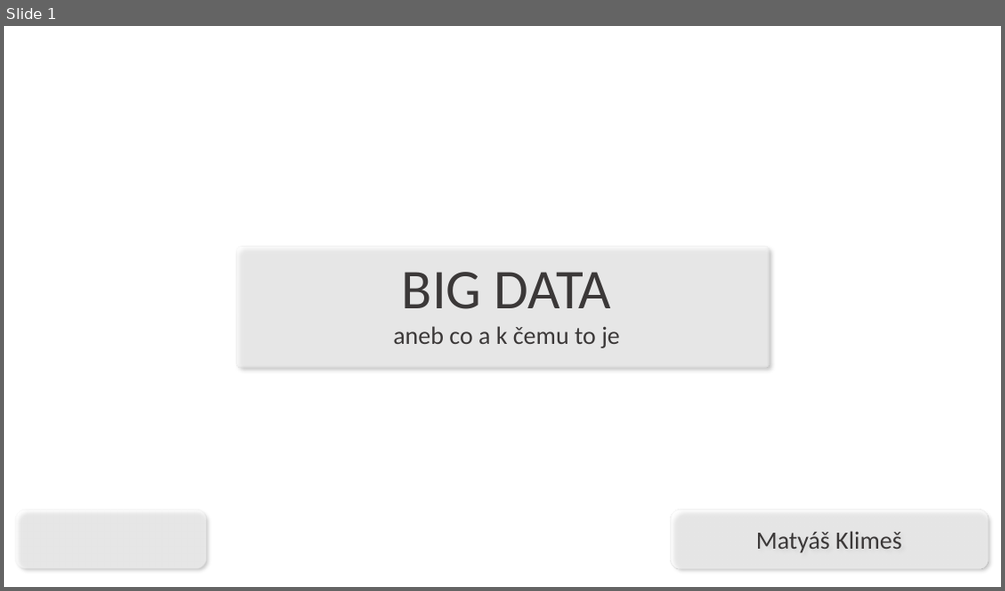
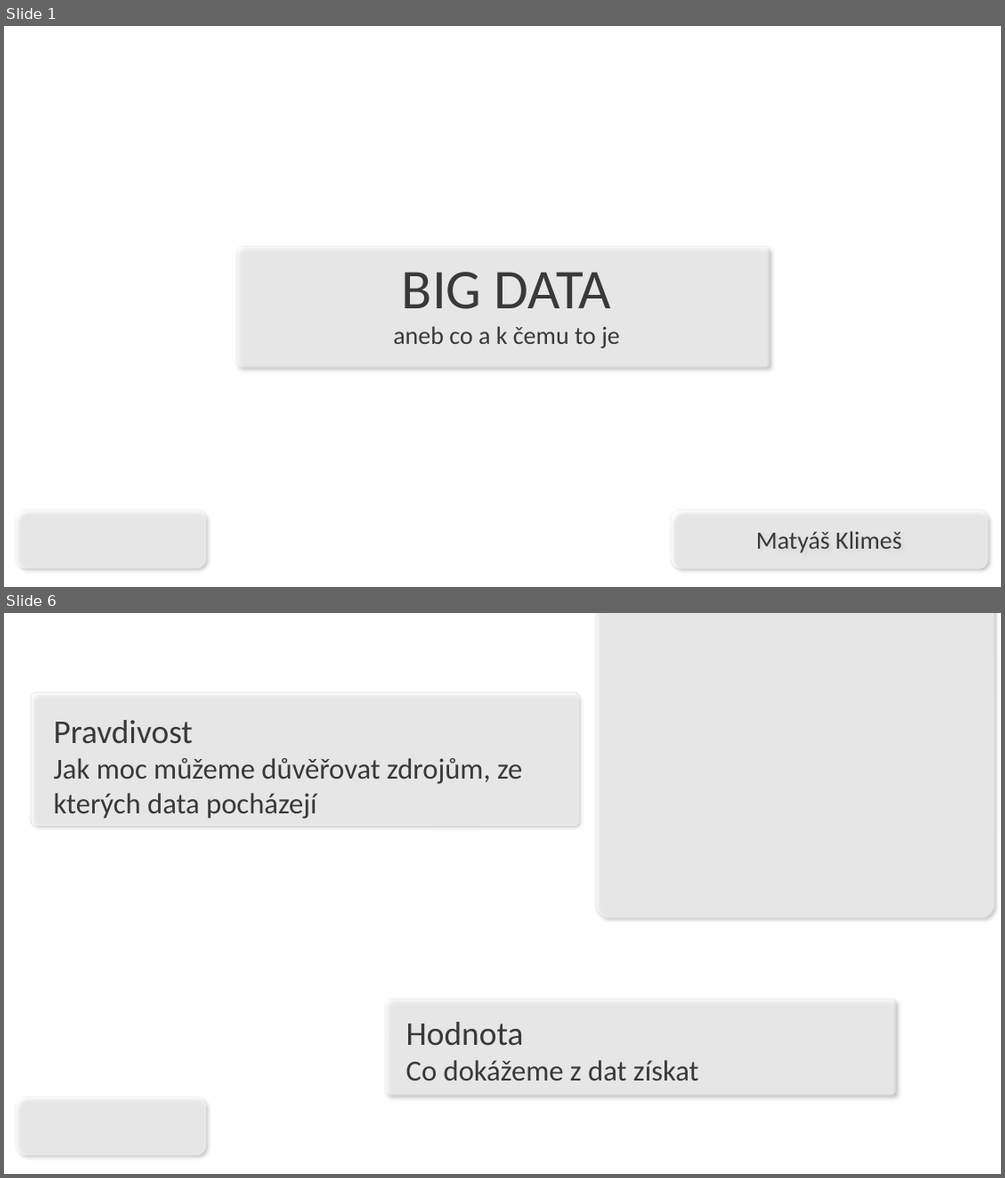
Before and after one commit to CZmatyasZERO/Big-data-prezentace, a slide deck: klimes.ppsx. Shown one above the other, each under a label of ours: slide 1 before the commit, slides 1 and 6 after it; the slides between them are not shown. The pictures are 1005x591 and 1005x1178 pixels, drawn with LibreOffice and Linux fonts; fonts in the diff are those of the drawing; background and template pictures are left out. Boxes give left, top, right and bottom in pixels: in the first picture for what was removed or moved away, otherwise in the second. Text is boxed around its words. In the diff, an @@ line names an element or a change of style, - is before the commit and + after.

```diff
--- a/klimes.ppsx
+++ b/klimes.ppsx
@@ slide 6 added at (x1=4, y1=613, x2=1001, y2=1174), background picture (left out); not listed: 1 template element that a slide beside it also shows @@
@@ rounded rectangle added at (x1=596, y1=613, x2=994, y2=917), fill #FFFFFF at 60% opacity, outline #EAEAEA 1 pt @@
@@ rounded rectangle added at (x1=31, y1=692, x2=577, y2=825), fill #FFFFFF at 60% opacity, outline #EAEAEA 1 pt @@
@@ text added at (x1=54, y1=720, x2=522, y2=819), 28 pt, text #3B3838 @@
+Pravdivost
+Jak moc můžeme důvěřovat zdrojům, ze kterých data pocházejí
@@ rounded rectangle added at (x1=385, y1=999, x2=895, y2=1094), fill #FFFFFF at 60% opacity, outline #EAEAEA 1 pt @@
@@ text added at (x1=406, y1=1022, x2=699, y2=1080), 28 pt, text #3B3838 @@
+Hodnota
+Co dokážeme z dat získat
```
Also in this commit, not shown: 1 slide changed, 4 other slides added, 5 slides removed, 1 other file.
